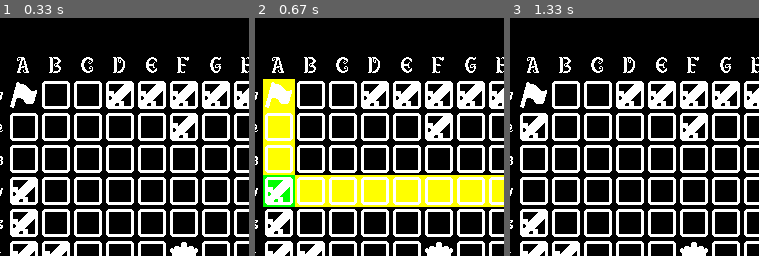
Above: before the commit, frames 1-3 (left to right).
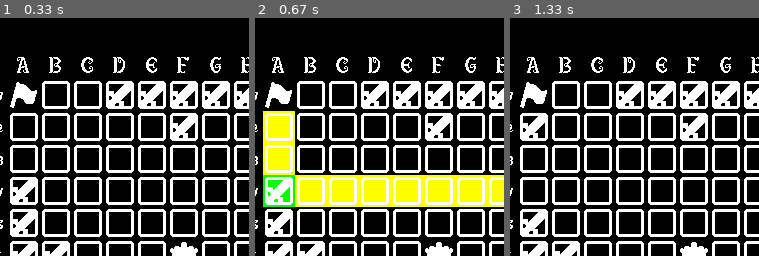
Above: after the commit, the same moments.

Repository: joaquinkiko/hnefatafl-pygame
Game: pygame game, started from main.py
The game is run twice, just before and just after one commit, with the same random seed, the same clock (stepped at 60 frames per second) and the same inputs.
Inputs (mouse positions are % of the whole screen's width and height, from its top left):
- Up to frame 1 (0.33 s): no input
- Up to frame 2 (0.67 s): click (32, 36) at 0.38 s
- Up to frame 3 (1.33 s): click (32, 23) at 0.72 s
The pictures show only the part of the screen within x 27-77%, y 0-50%; the shares and areas given below are measured in that part.

Frame 1 is identical in both runs. In frame 2, 1.1% of the frame differs, in the area x 3-17%, y 25-40%; in frame 3, nothing differs.

Commit message:
Bugfix: restricted and escape spaces not blocking movement correctly

Diff:
--- a/board.py
+++ b/board.py
@@ -165,8 +165,12 @@
                 candidate = Position(row, column)
                 if self.is_occupied(candidate):
                     break
-                if self.is_restricted(candidate) and piece != "king":
-                    break
+                if self.is_escape(candidate) and piece != "king"\
+                or self.is_restricted(candidate) and piece != "king":
+                    # Moves may pass through restricted spots, but not land on them
+                    row += delta_row
+                    column += delta_column
+                    continue
                 moves.append(candidate)
                 row += delta_row
                 column += delta_column
